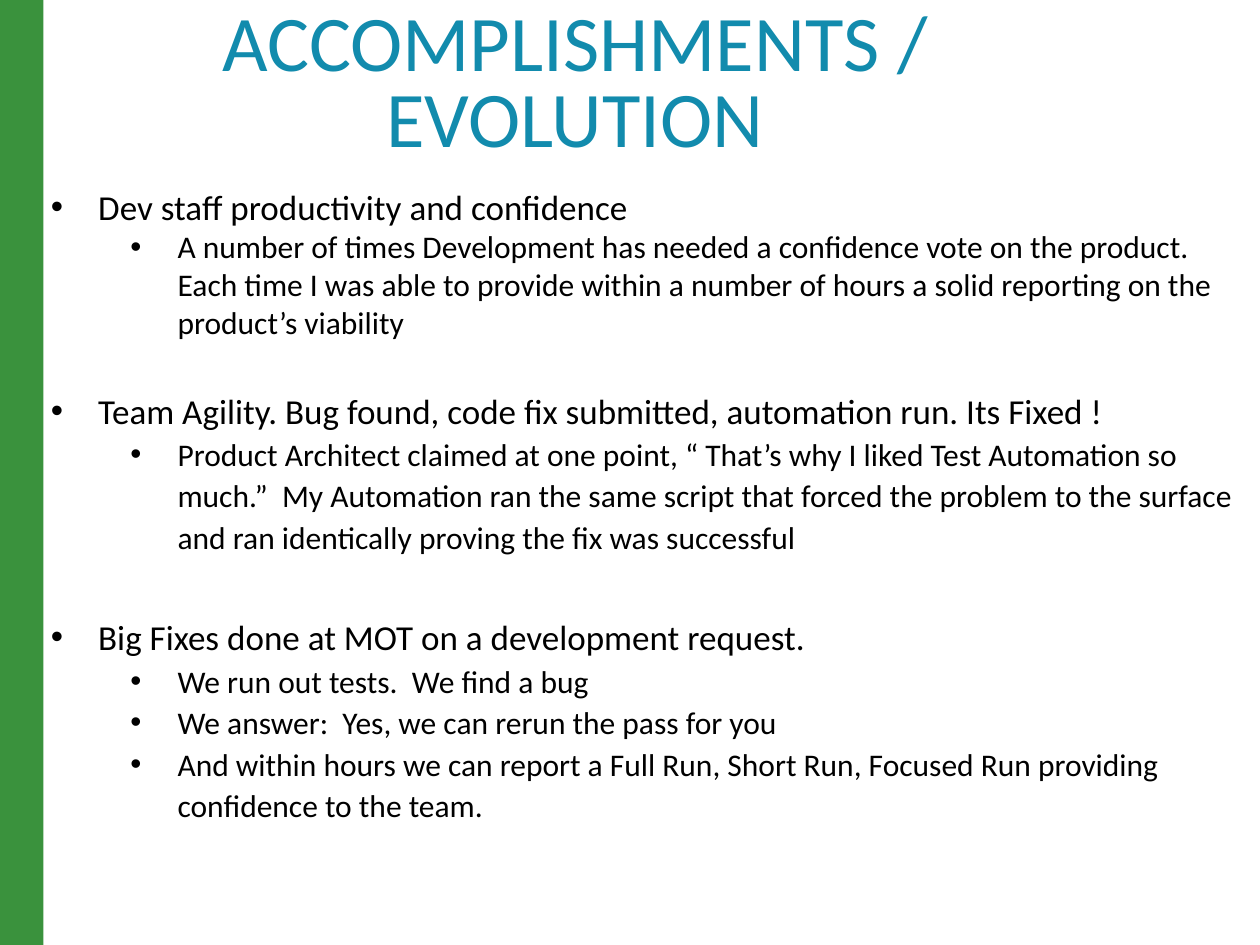
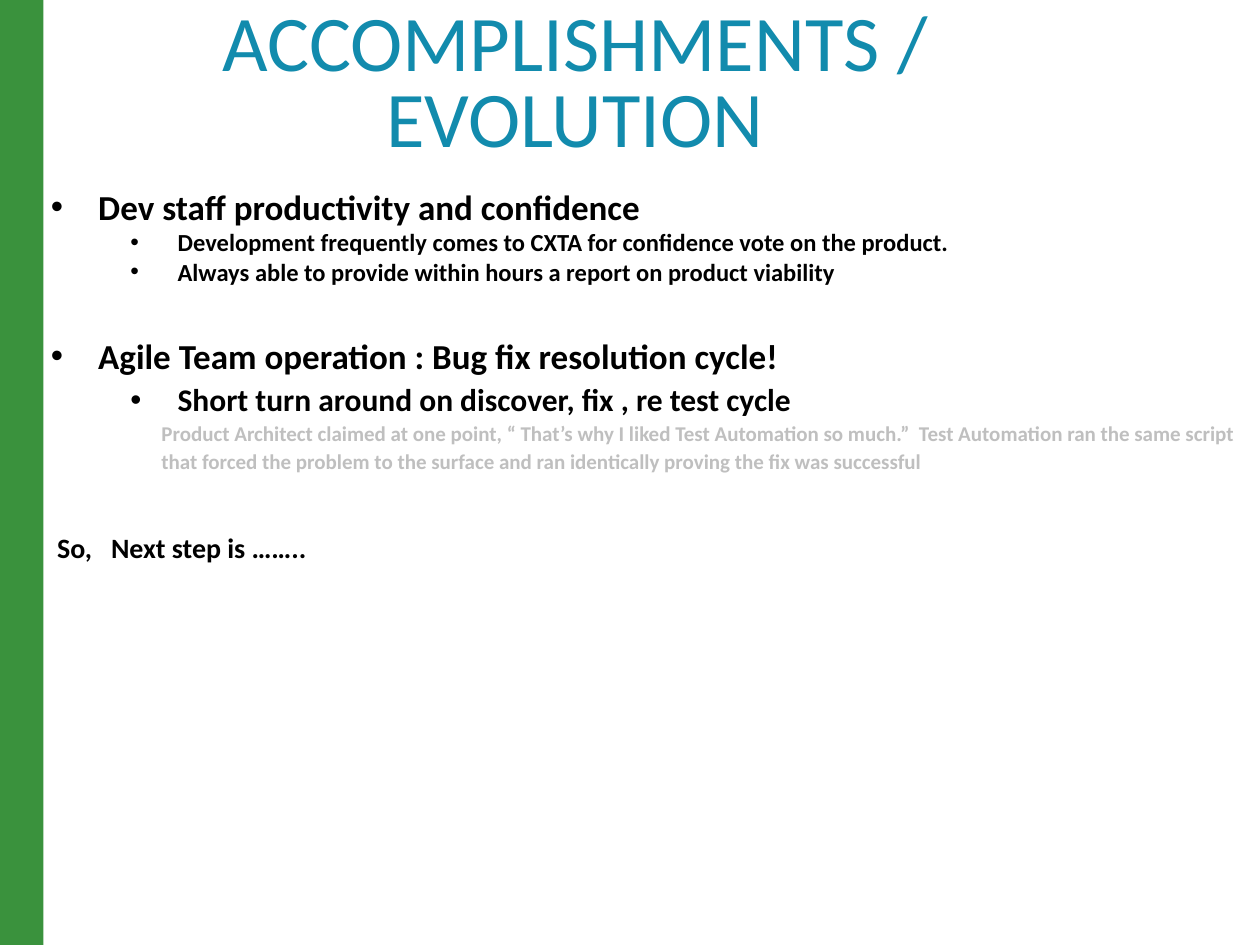
Before and after one commit to raghav9329/mainProf, a slide deck: slide 5 of CurrentWork_Delta/CX_StrategyPowerPoint.pptx. Drawn at 1260x945 pixels with LibreOffice and Linux fonts; fonts in the diff are those of the drawing. Boxes give left, top, right and bottom in pixels: in the first picture for what was removed or moved away, otherwise in the second. Text is boxed around its words. In the diff, an @@ line names an element or a change of style, - is before the commit and + after.

```diff
--- a/CurrentWork_Delta/CX_StrategyPowerPoint.pptx
+++ b/CurrentWork_Delta/CX_StrategyPowerPoint.pptx
@@ text at box(98, 195, 640, 226): bold on in "Dev staff productivity and confidence" @@
@@ text at box(57, 233, 1233, 563): text changed; size 18 to 12 pt; bold on @@
-  • A number of times Development has needed a confidence vote on the product. Each time I was able to provide within a number of hours a solid reporting on the product’s viability
-• Team Agility. Bug found, code fix submitted, automation run. Its Fixed !
-  • Product Architect claimed at one point, “ That’s why I liked Test Automation so much.” My Automation ran the same script that forced the problem to the surface and ran identically proving the fix was successful
-• Big Fixes done at MOT on a development request.
-  • We run out tests. We find a bug
-  • We answer: Yes, we can rerun the pass for you
-  • And within hours we can report a Full Run, Short Run, Focused Run providing confidence to the team.
+  • Development frequently comes to CXTA for confidence vote on the product.
+  • Always able to provide within hours a report on product viability
+• Agile Team operation : Bug fix resolution cycle!
+  • Short turn around on discover, fix , re test cycle
+    Product Architect claimed at one point, “ That’s why I liked Test Automation so much.” Test Automation ran the same script that forced the problem to the surface and ran identically proving the fix was successful
+So, Next step is ……..
```
Also in this commit, not shown: 8 other slides changed, 1 other file.
